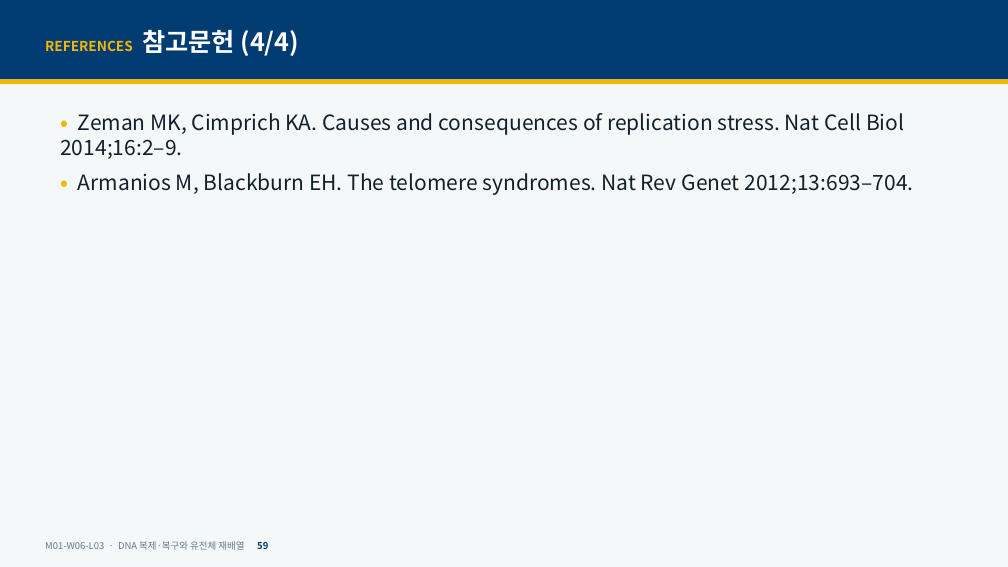
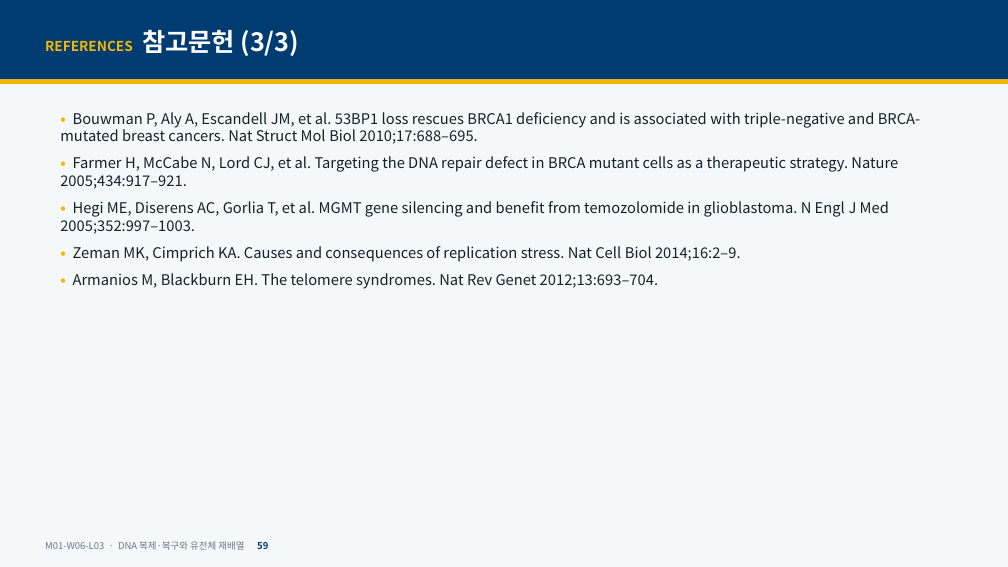
Before and after one commit to hoperiasd2/hoperiasd2.github.io, a slide deck: slide 59 of curriculum/M01/W06/L03/slides.pptx. Drawn at 1008x567 pixels with LibreOffice and Linux fonts; fonts in the diff are those of the drawing. Boxes give left, top, right and bottom in pixels: in the first picture for what was removed or moved away, otherwise in the second. Text is boxed around its words. In the diff, an @@ line names an element or a change of style, - is before the commit and + after.

```diff
--- a/curriculum/M01/W06/L03/slides.pptx
+++ b/curriculum/M01/W06/L03/slides.pptx
@@ text at [45,29,300,56]: text changed @@
-REFERENCES 참고문헌 (4/4)
+REFERENCES 참고문헌 (3/3)
@@ text at [60,112,920,234]: paragraphs added @@
+• Bouwman P, Aly A, Escandell JM, et al. 53BP1 loss rescues BRCA1 deficiency and is associated with triple-negative and BRCA-mutated breast cancers. Nat Struct Mol Biol 2010;17:688–695.
+• Farmer H, McCabe N, Lord CJ, et al. Targeting the DNA repair defect in BRCA mutant cells as a therapeutic strategy. Nature 2005;434:917–921.
+• Hegi ME, Diserens AC, Gorlia T, et al. MGMT gene silencing and benefit from temozolomide in glioblastoma. N Engl J Med 2005;352:997–1003.
@@ text at [73,246,741,289]: size 20 to 14 pt in "• Zeman MK, Cimprich KA. Causes and ...", "• Armanios M, Blackburn EH. The telomere ..." @@
```
Also in this commit, not shown: 54 other slides changed, 1 slide added, 1 slide removed, 21 other files.
